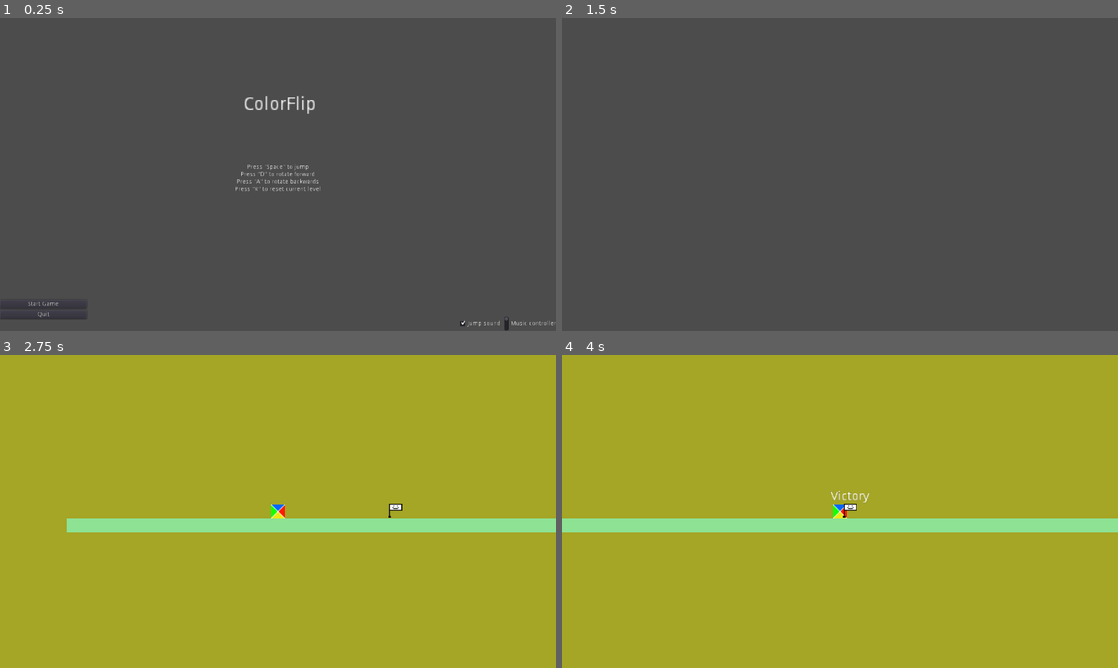
Above: before the commit, frames 1-4 (two rows, left to right).
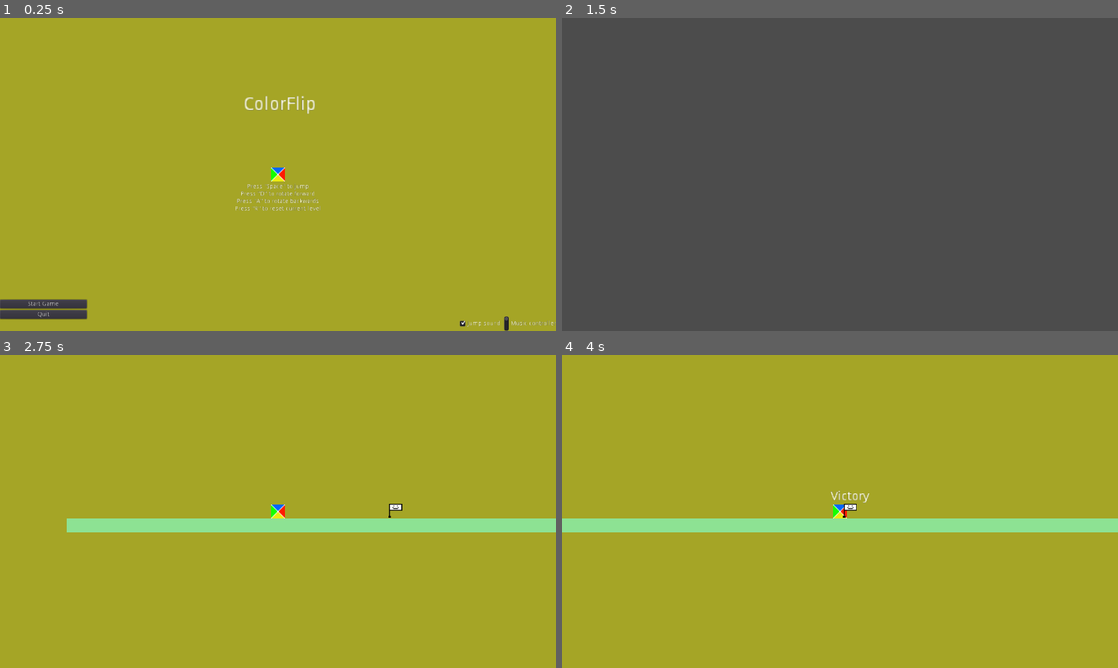
Above: after the commit, the same moments.

Repository: eDraagen/ColorFlip
Game: Godot game, scene res://scrs/main/Main.tscn
Same seed, same stepped clock (60 frames per second), same inputs: the game is played once before the commit and once after it.
Inputs:
- Up to frame 1 (0.25 s): no input
- Up to frame 2 (1.5 s): click "Start Game" at 0.5 s; tap A (a) at 1.35 s
- Up to frame 3 (2.75 s): tap Space (jump) at 1.52, 2.27 s; tap D (d) at 1.55, 2.1 s; tap A (a) at 2.3 s
- Up to frame 4 (4 s): tap A (a) at 2.85, 3.8 s; tap D (d) at 3.05, 3.6 s; tap Space (jump) at 3.77 s

The runs differ from the first frame. In frame 1, 99% of the frame differs, in the area x 0-100%, y 0-100%; in frame 2, nothing differs; in frame 3, less than 0.1%; in frame 4, less than 0.1%.

Commit message:
Player_preview added to Menu scene and alligned it better

Diff:
--- a/scrs/main/Manu.tscn
+++ b/scrs/main/Manu.tscn
@@ -1,11 +1,18 @@
-[gd_scene load_steps=2 format=2]
+[gd_scene load_steps=4 format=2]
 
 [ext_resource path="res://scrs/scripts/Manu.gd" type="Script" id=1]
+[ext_resource path="res://scrs/actors/Player_preview_start_menu.tscn" type="PackedScene" id=2]
+
+[sub_resource type="RectangleShape2D" id=1]
+extents = Vector2( 65.5, 47 )
 
 [node name="Manu" type="Control"]
 anchor_right = 1.0
 anchor_bottom = 1.0
 script = ExtResource( 1 )
+
+[node name="Player_preview_start_menu" parent="." instance=ExtResource( 2 )]
+position = Vector2( 640, 359 )
 
 [node name="main_menu_label" type="Label" parent="."]
 anchor_left = 0.5
@@ -13,9 +20,9 @@
 anchor_right = 0.5
 anchor_bottom = 0.5
 margin_left = -100.0
-margin_top = -24.0
+margin_top = 21.0
 margin_right = 100.0
-margin_bottom = 24.0
+margin_bottom = 86.0
 text = "Press \"Space\" to jump
 Press \"D\" to rotate forward
 Press \"A\" to rotate backwards
@@ -85,5 +92,11 @@
 text = "ColorFlip"
 align = 1
 
+[node name="KinematicBody2D" type="KinematicBody2D" parent="."]
+
+[node name="CollisionShape2D" type="CollisionShape2D" parent="KinematicBody2D"]
+position = Vector2( 639, 427 )
+shape = SubResource( 1 )
+
 [connection signal="toggled" from="sound_controll/jump_sound_checkbox" to="." method="_on_jump_sound_checkbox_toggled"]
 [connection signal="value_changed" from="sound_controll/music_controller_bar" to="." method="_on_music_controller_bar_value_changed"]
